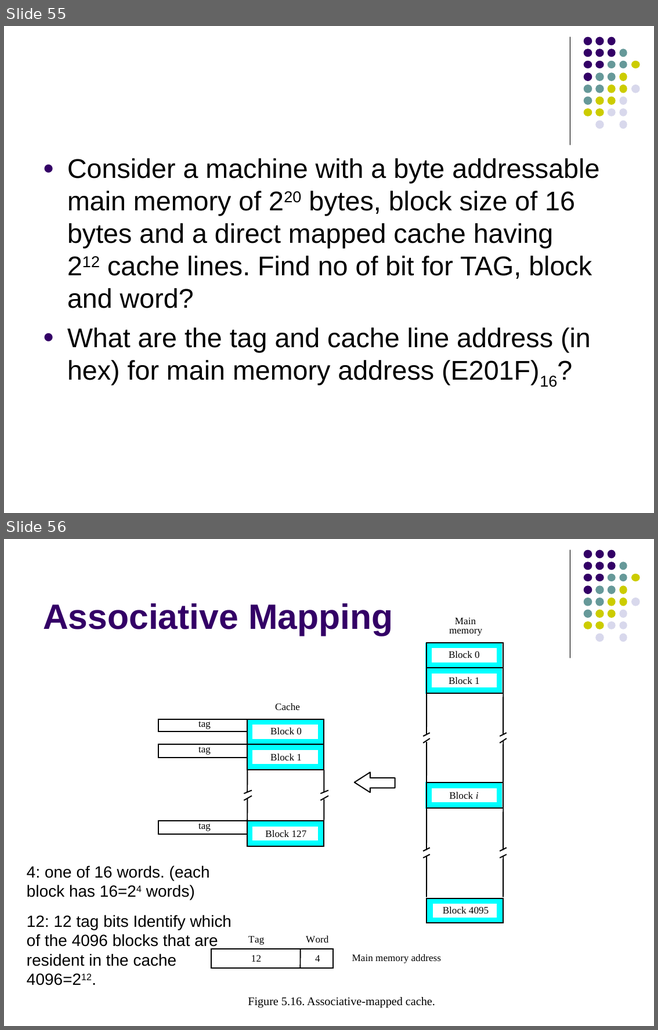
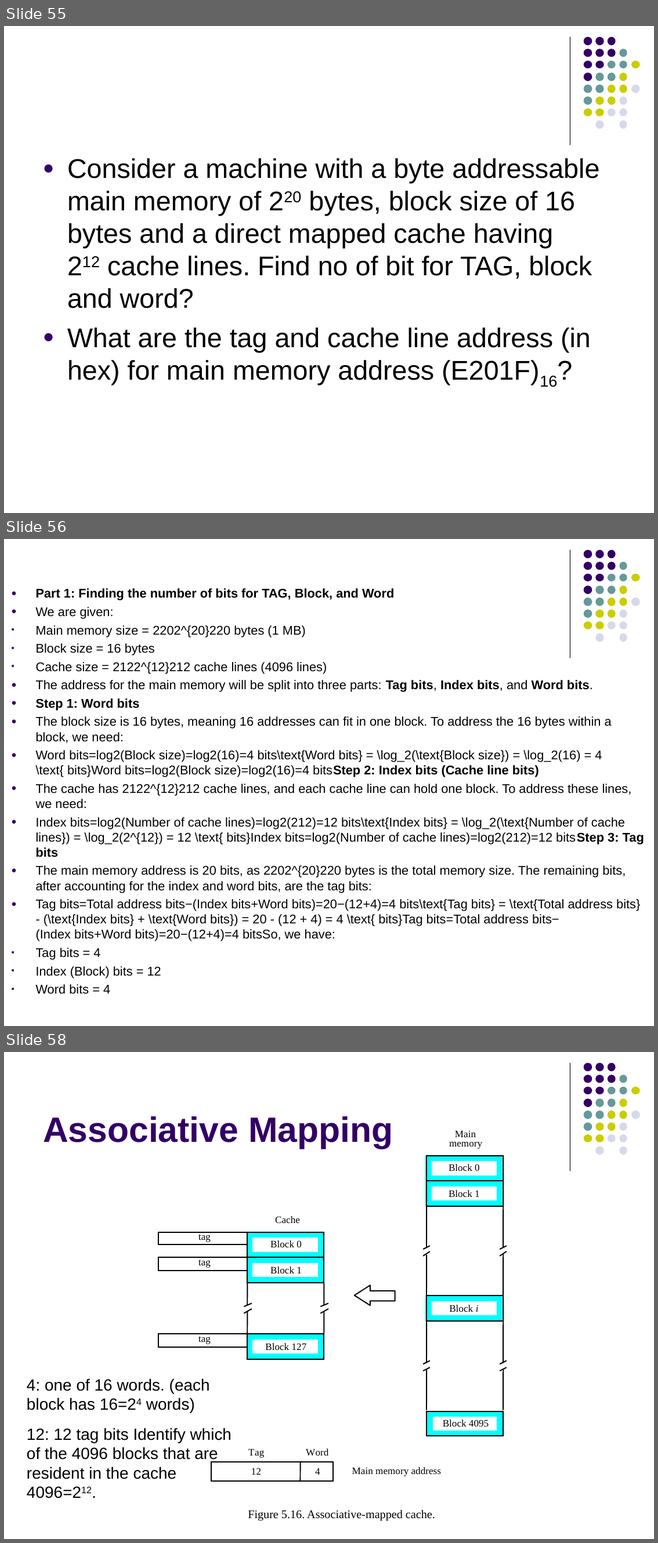
Before and after one commit to Khushi130404/Assembly_8085_Processor, a slide deck: CO_Study/7_memeory1_ams.ppt. Shown one above the other, each under a label of ours: slides 55 and 56 before the commit, slides 55, 56 and 58 after it; the slides between them are not shown. The pictures are 658x1030 and 658x1543 pixels, drawn with LibreOffice and Linux fonts; fonts in the diff are those of the drawing. Boxes give left, top, right and bottom in pixels: in the first picture for what was removed or moved away, otherwise in the second. Text is boxed around its words. In the diff, an @@ line names an element or a change of style, - is before the commit and + after.

Commit message:
Memory-Slide-Add

```diff
--- a/CO_Study/7_memeory1_ams.ppt
+++ b/CO_Study/7_memeory1_ams.ppt
@@ slide 56 added at <box>4,539,654,1026</box>, background #FFFFFF; not listed: 32 template elements that a slide beside it also shows @@
@@ text added at <box>36,588,644,994</box>, 14 pt, text #000000 @@
+● Part 1: Finding the number of bits for TAG, Block, and Word
+● We are given:
+• Main memory size = 2202^{20}220 bytes (1 MB)
+• Block size = 16 bytes
+• Cache size = 2122^{12}212 cache lines (4096 lines)
+● The address for the main memory will be split into three parts: Tag bits, Index bits, and Word bits.
+● Step 1: Word bits
+● The block size is 16 bytes, meaning 16 addresses can fit in one block. To address the 16 bytes within a block, we need:
+● Word bits=log2(Block size)=log2(16)=4 bits\text{Word bits} = \log_2(\text{Block size}) = \log_2(16) = 4 \text{ bits}Word bits=log2(Block size)=log2(16)=4 bitsStep 2: Index bits (Cache line bits)
+● The cache has 2122^{12}212 cache lines, and each cache line can hold one block. To address these lines, we need:
+● Index bits=log2(Number of cache lines)=log2(212)=12 bits\text{Index bits} = \log_2(\text{Number of cache lines}) = \log_2(2^{12}) = 12 \text{ bits}Index bits=log2(Number of cache lines)=log2(212)=12 bitsStep 3: Tag bits
+● The main memory address is 20 bits, as 2202^{20}220 bytes is the total memory size. The remaining bits, after accounting for the index and word bits, are the tag bits:
+● Tag bits=Total address bits−(Index bits+Word bits)=20−(12+4)=4 bits\text{Tag bits} = \text{Total address bits} - (\text{Index bits} + \text{Word bits}) = 20 - (12 + 4) = 4 \text{ bits}Tag bits=Total address bits−(Index bits+Word bits)=20−(12+4)=4 bitsSo, we have:
+• Tag bits = 4
+• Index (Block) bits = 12
+• Word bits = 4
@@ what was slide 56 is now slide 58 @@
```
Also in this commit, not shown: 1 other slide added.
